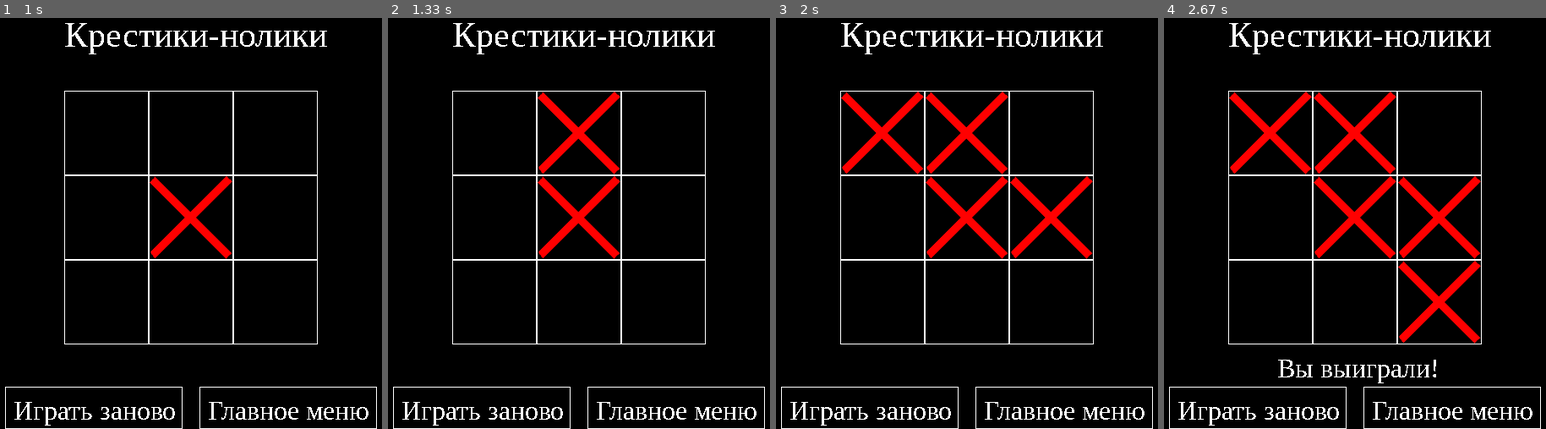
Above: before the commit, frames 1-4 (left to right).
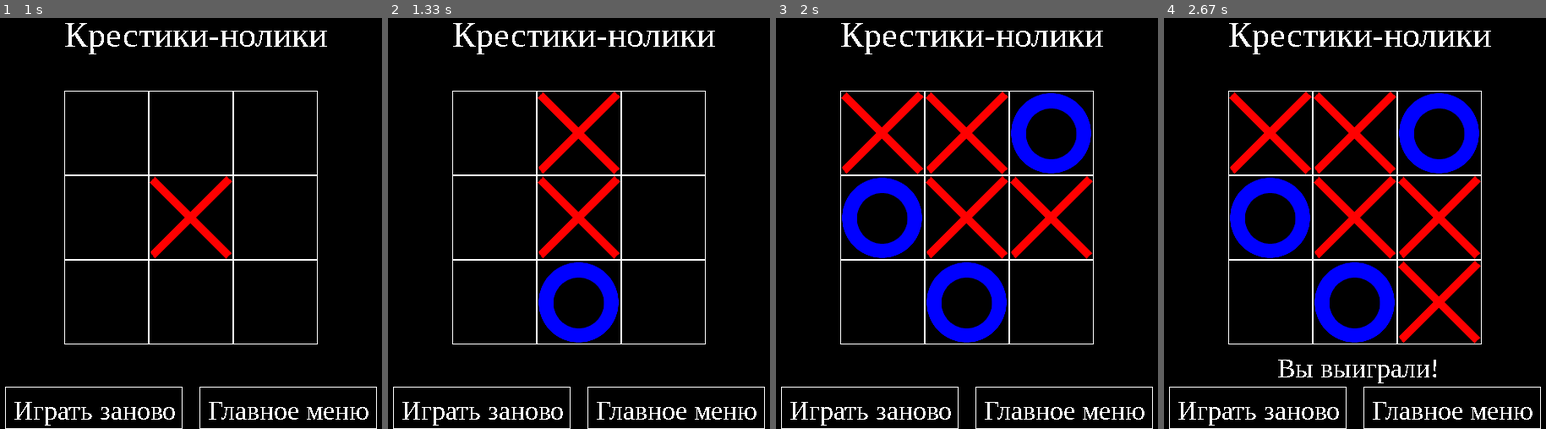
Above: after the commit, the same moments.

Repository: Mixanio/PyGameProject
Game: pygame game, started from main.py
Same seed, same stepped clock (60 frames per second), same inputs: the game is played once before the commit and once after it.
Inputs (mouse positions are in pixels of both pictures, inside the frame that each line leads up to):
- Up to frame 1 (1 s): click (191, 219) at 0.38 s; click (191, 244) at 0.72 s
- Up to frame 2 (1.33 s): click "Легкий" at 1.05 s
- Up to frame 3 (2 s): click (1016, 252) at 1.38 s; click (867, 133) at 1.72 s
- Up to frame 4 (2.67 s): click (1465, 285) at 2.55 s

Frame 1 is identical in both runs. In frame 2, 2.0% of the frame differs, in the area x 39-61%, y 59-80%; in frame 3, 6.0%, in the area x 17-83%, y 18-80%; in frame 4, 6.0%.

Commit message:
Update ai.py

Diff:
--- a/ai.py
+++ b/ai.py
@@ -97,7 +97,84 @@
                         pole[y][x] = 1
                         break
         elif params == 2:
-            pass
+            for i in pole: # по горизонтали
+                if sum(i) == 2 and 2 not in i:
+                    for j in i:
+                        if j == 0:
+                            if 0 in i:
+                                pole[pole.index(i)][i.index(j)] = 1
+                                return pole
+            if turn: # по вертикали
+                for i in range(0, 3):
+                    x = []
+                    for j in range(0, 3):
+                        x.append(pole[j][i])
+                    if sum(x) == 2 and 2 not in x:
+                        if 0 in x:
+                            pole[x.index(0)][i] = 1
+                            return pole
+            if turn: # по диагонали 1
+                x = []
+                for i in range(0, 3):
+                    x.append(pole[i][i])
+                if sum(x) == 2 and 2 not in x:
+                    if pole[x.index(0)][x.index(0)] == 0:
+                        pole[x.index(0)][x.index(0)] = 1
+                        return pole
+            if turn: # по диагонали 2
+                x = []
+                for i in range(0, 3):
+                    x.append(pole[i][2 - i])
+                if sum(x) == 2 and 2 not in x:
+                    if pole[x.index(0)][2 - x.index(0)] == 0:
+                        pole[x.index(0)][2 - x.index(0)] = 1
+                        return pole
+
+            for i in pole: # по горизонтали
+                if sum(i) == 4 and 0 in i:
+                    for j in i:
+                        if j == 0:
+                            if 0 in i:
+                                pole[pole.index(i)][i.index(j)] = 1
+                                turn = False
+                                break
+            if turn: # по вертикали
+                for i in range(0, 3):
+                    x = []
+                    for j in range(0, 3):
+                        x.append(pole[j][i])
+                    if sum(x) == 4 and 0 in x:
+                        if 0 in x:
+                            pole[x.index(0)][i] = 1
+                            turn = False
+                            break
+            if turn: # по диагонали 1
+                x = []
+                for i in range(0, 3):
+                    x.append(pole[i][i])
+                if sum(x) == 4 and 0 in x:
+                    if pole[x.index(0)][x.index(0)] == 0:
+                        pole[x.index(0)][x.index(0)] = 1
+                        turn = False
+            if turn: # по диагонали 2
+                x = []
+                for i in range(0, 3):
+                    x.append(pole[i][2 - i])
+                if sum(x) == 4 and 0 in x:
+                    if pole[x.index(0)][2 - x.index(0)] == 0:
+                        pole[x.index(0)][2 - x.index(0)] = 1
+                        turn = False
+            '''if turn:
+                while not isfull:
+                    isfull = True
+                    for i in pole:
+                        if 0 in i:
+                            isfull = False
+                            break
+                    field = [x for x in range(0, 9)]
+                    for i in pole:
+                        for j in pole:'''
+
     return pole
 
 
